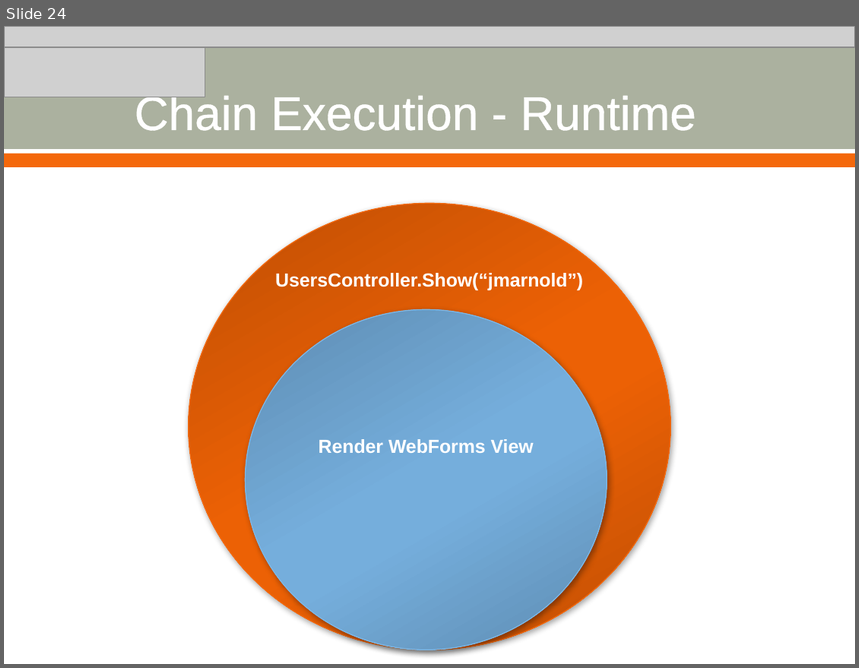
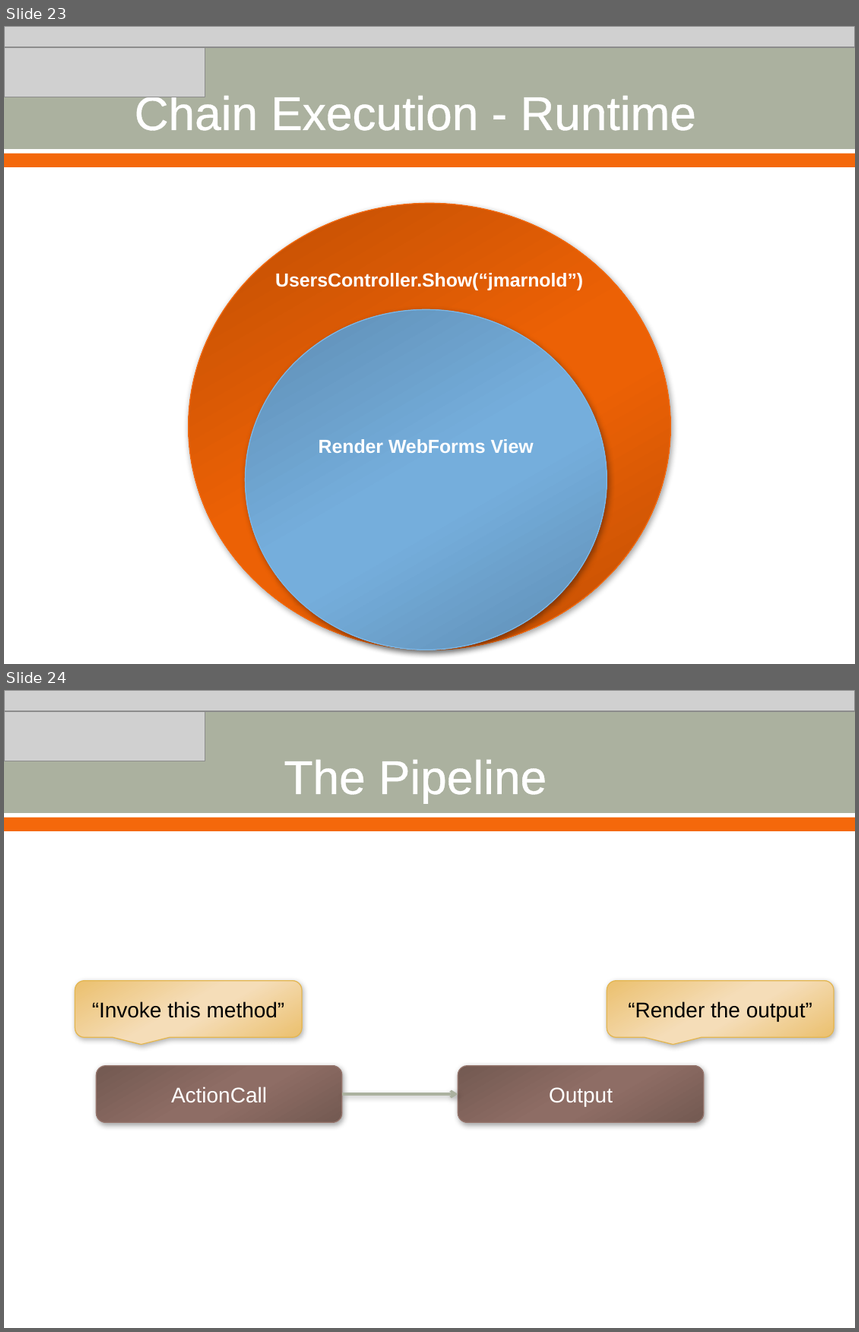
Before and after one commit to jmarnold/F101, a slide deck: F101.pptx. Shown one above the other, each under a label of ours: slide 24 before the commit, slides 23 and 24 after it. The pictures are 859x668 and 859x1332 pixels, drawn with LibreOffice and Linux fonts; fonts in the diff are those of the drawing; grey boxes stand for pictures. Boxes give left, top, right and bottom in pixels: in the first picture for what was removed or moved away, otherwise in the second. Text is boxed around its words. In the diff, an @@ line names an element or a change of style, - is before the commit and + after.

```diff
--- a/F101.pptx
+++ b/F101.pptx
@@ slide 24 added at (x1=4, y1=690, x2=855, y2=1328), background #FFFFFF; not listed: 2 template elements that a slide beside it also shows @@
@@ picture added at (x1=4, y1=711, x2=205, y2=761) @@
@@ picture added at (x1=4, y1=690, x2=855, y2=711) @@
@@ title added at (x1=284, y1=759, x2=547, y2=802), 40 pt, text #FFFFFF @@
+The Pipeline
@@ rounded speech box added at (x1=75, y1=981, x2=302, y2=1038), fill gradient #ECC16F to #F6DDB9, outline #E3B651 0.79 pt, 18 pt, text #000000 @@
+“Invoke this method”
@@ rounded speech box added at (x1=607, y1=981, x2=834, y2=1038), fill gradient #ECC16F to #F6DDB9, outline #E3B651 0.79 pt, 18 pt, text #000000 @@
+“Render the output”
@@ rounded rectangle added at (x1=96, y1=1066, x2=342, y2=1123), fill gradient #745952 to #8F6E65, outline #96756C 0.79 pt, 18 pt, text #FFFFFF @@
+ActionCall
@@ rounded rectangle added at (x1=458, y1=1066, x2=704, y2=1123), fill gradient #745952 to #8F6E65, outline #96756C 0.79 pt, 18 pt, text #FFFFFF @@
+Output
@@ arrow added from (342, 1094) to (458, 1094), #ABB19F 2 pt @@
@@ what was slide 24 is now slide 23 @@
```
Also in this commit, not shown: 1 other slide added.
